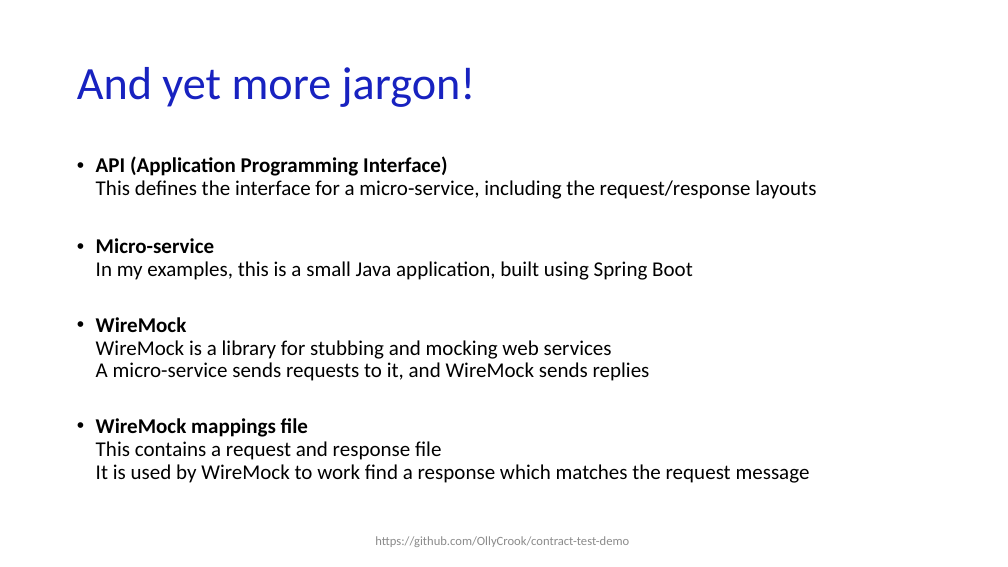
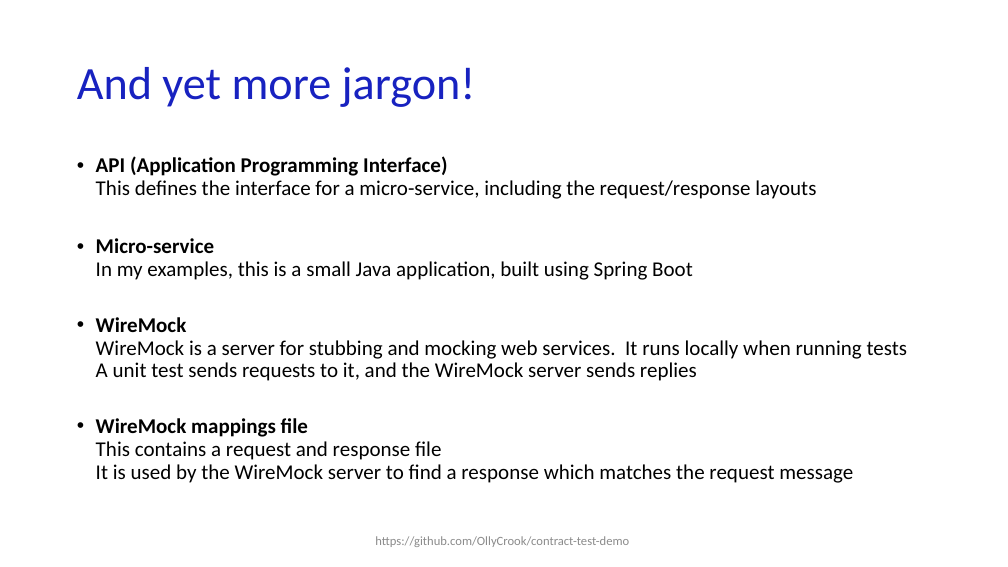
Before and after one commit to OllyCrook/contract-test-demo, a slide deck: slide 13 of Contract-testing-presentation_EngineersWeek.pptx. Drawn at 1008x567 pixels with LibreOffice and Linux fonts; fonts in the diff are those of the drawing. Boxes give left, top, right and bottom in pixels: in the first picture for what was removed or moved away, otherwise in the second. Text is boxed around its words. In the diff, an @@ line names an element or a change of style, - is before the commit and + after.

Commit message:
Minor updates to presentation

```diff
--- a/Contract-testing-presentation_EngineersWeek.pptx
+++ b/Contract-testing-presentation_EngineersWeek.pptx
@@ text at bbox=[96, 317, 908, 483]: text changed @@
-• WireMock
-  WireMock is a library for stubbing and mocking web services
-  A micro-service sends requests to it, and WireMock sends replies
-• WireMock mappings file
-  This contains a request and response file
-  It is used by WireMock to work find a response which matches the request message
+• WireMock
+  WireMock is a server for stubbing and mocking web services. It runs locally when running tests
+  A unit test sends requests to it, and the WireMock server sends replies
+• WireMock mappings file
+  This contains a request and response file
+  It is used by the WireMock server to find a response which matches the request message
```
Also in this commit, not shown: 2 other slides changed.
